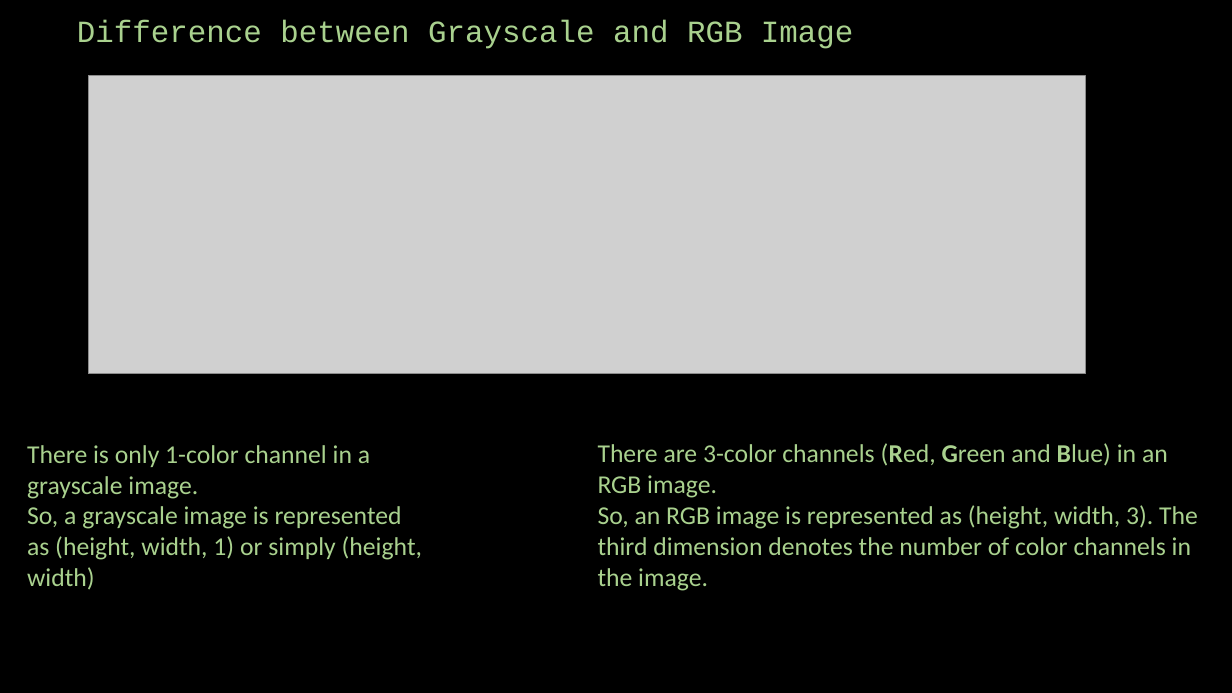
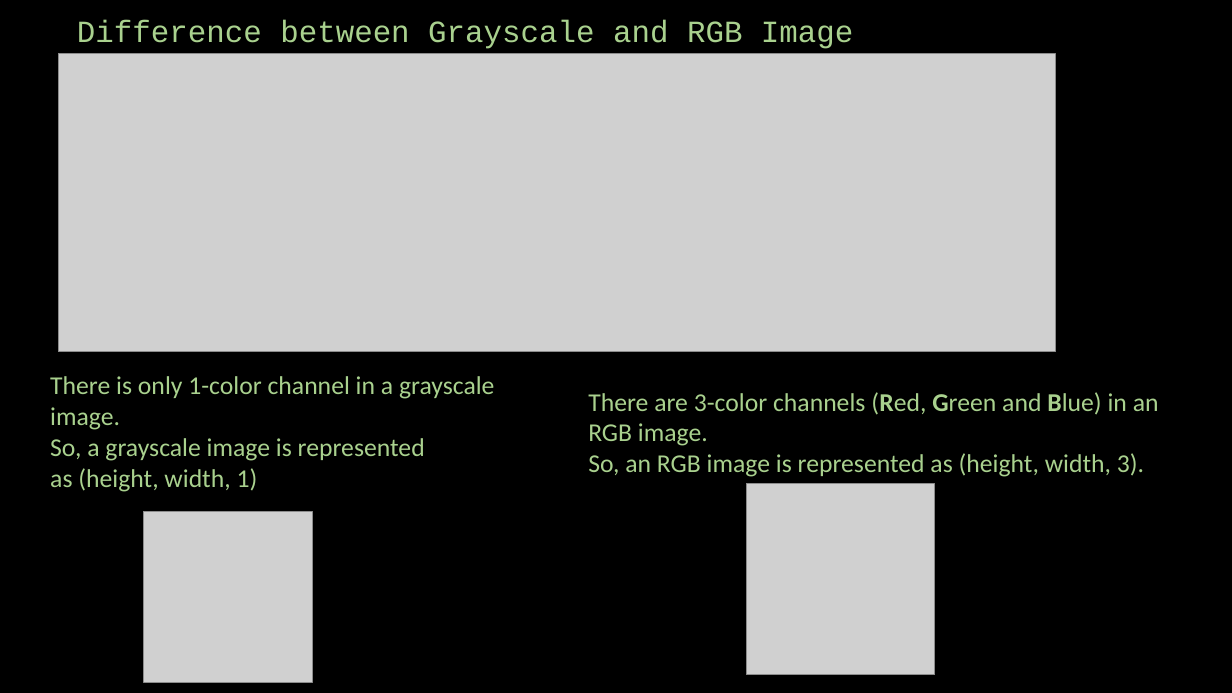
Before and after one commit to ash322ash422/youtube, a slide deck: slide 14 of deep_learning/2_CNN/CNN-1-Basics-of-image.pptx (slide 13 before the commit). Drawn at 1232x693 pixels with LibreOffice and Linux fonts; fonts in the diff are those of the drawing; grey boxes stand for pictures; background and template pictures are left out. Boxes give left, top, right and bottom in pixels: in the first picture for what was removed or moved away, otherwise in the second. Text is boxed around its words. In the diff, an @@ line names an element or a change of style, - is before the commit and + after.

```diff
--- a/deep_learning/2_CNN/CNN-1-Basics-of-image.pptx
+++ b/deep_learning/2_CNN/CNN-1-Basics-of-image.pptx
@@ picture: place and size @@
-picture at bbox=[88, 76, 1085, 373]
+picture at bbox=[58, 54, 1055, 351]
@@ text "There is only 1-color channel ...": place and size @@
-text "There is only 1-color channel ..." at bbox=[27, 445, 422, 590]
+text "There is only 1-color channel ..." at bbox=[50, 376, 494, 492]
@@ text "There are 3-color channels (Red, ...": place and size @@
-text "There are 3-color channels (Red, ..." at bbox=[598, 443, 1198, 591]
+text "There are 3-color channels (Red, ..." at bbox=[588, 392, 1159, 477]
@@ text at bbox=[50, 438, 425, 492]: text changed @@
-So, a grayscale image is represented as (height, width, 1) or simply (height, width)
+So, a grayscale image is represented as (height, width, 1)
@@ text at bbox=[588, 453, 1144, 477]: text changed @@
-So, an RGB image is represented as (height, width, 3). The third dimension denotes the number of color channels in the image.
+So, an RGB image is represented as (height, width, 3).
@@ picture added at bbox=[747, 483, 935, 675] @@
@@ picture added at bbox=[144, 511, 312, 682] @@
```
Also in this commit, not shown: 6 other slides changed, 2 slides added, 1 slide removed, 46 other files.
